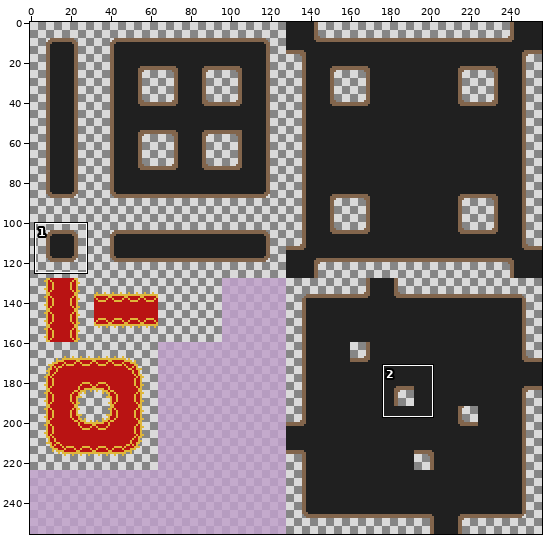
Sprite sheet -- disparition/Assets/TileMap-goblingicien.png. The first picture is a wide view before the edit; the outline marks the close-up.
Close-up. Earlier state:
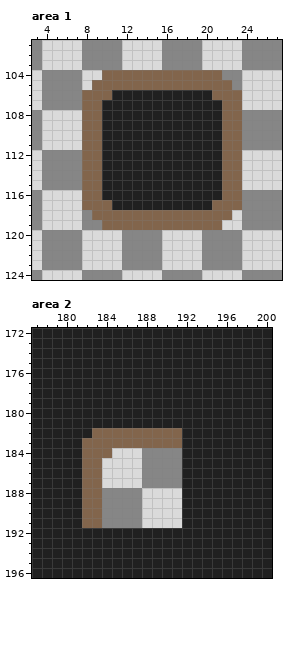
The file is 256x256 pixels. Shown: area 1: x 3..27, y 101..124; area 2: x 177..200, y 172..196. The commit also changed other parts of the picture, which this record leaves out.
The result:
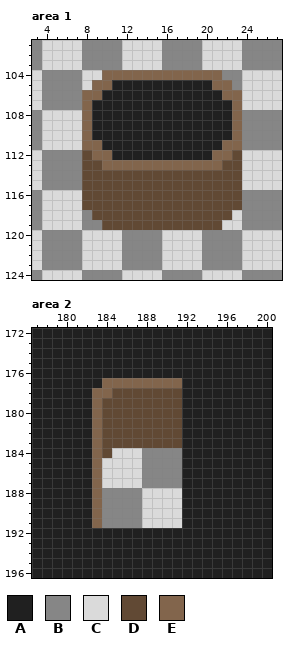
Palette (. is transparent): A #202020  B #868686  C #dadada  D #614934  E #82654c
Change:
{"where": "area 1"}
{"y":105,"x":11,"old":"EEEEEEEEEE","new":"AAAAAAAAAA"}
{"y":106,"x":10,"old":"E","new":"A"}
{"y":106,"x":21,"old":"E","new":"A"}
{"y":107,"x":9,"old":"E","new":"A"}
{"y":107,"x":22,"old":"E","new":"A"}
{"y":108,"x":9,"old":"E","new":"A"}
{"y":108,"x":22,"old":"E","new":"A"}
{"y":109,"x":9,"old":"E","new":"A"}
{"y":109,"x":22,"old":"E","new":"A"}
{"y":110,"x":9,"old":"E","new":"A"}
{"y":110,"x":22,"old":"E","new":"A"}
{"y":112,"x":8,"old":"E","new":"D"}
{"y":112,"x":10,"old":"A","new":"E"}
{"y":112,"x":21,"old":"A","new":"E"}
{"y":112,"x":23,"old":"E","new":"D"}
{"y":113,"x":8,"old":"EEAAAAAAAAAAAAEE","new":"DDEEEEEEEEEEEEDD"}
{"y":114,"x":8,"old":"EEAAAAAAAAAAAAEE","new":"DDDDDDDDDDDDDDDD"}
{"y":115,"x":8,"old":"EEAAAAAAAAAAAAEE","new":"DDDDDDDDDDDDDDDD"}
{"y":116,"x":8,"old":"EEAAAAAAAAAAAAEE","new":"DDDDDDDDDDDDDDDD"}
{"y":117,"x":8,"old":"EEEAAAAAAAAAAEEE","new":"DDDDDDDDDDDDDDDD"}
{"y":118,"x":9,"old":"EEEEEEEEEEEEEE","new":"DDDDDDDDDDDDDD"}
{"y":119,"x":10,"old":"EEEEEEEEEEEE","new":"DDDDDDDDDDDD"}
{"where": "area 2"}
{"y":177,"x":184,"old":"AAAAAAAA","new":"EEEEEEEE"}
{"y":178,"x":183,"old":"AAAAAAAAA","new":"EEDDDDDDD"}
{"y":179,"x":183,"old":"AAAAAAAAA","new":"EDDDDDDDD"}
{"y":180,"x":183,"old":"AAAAAAAAA","new":"EDDDDDDDD"}
{"y":181,"x":183,"old":"AAAAAAAAA","new":"EDDDDDDDD"}
{"y":182,"x":184,"old":"EEEEEEEE","new":"DDDDDDDD"}
{"y":183,"x":182,"old":"E","new":"A"}
{"y":183,"x":184,"old":"EEEEEEEE","new":"DDDDDDDD"}
{"y":184,"x":182,"old":"E","new":"A"}
{"y":184,"x":184,"old":"E","new":"D"}
{"y":185,"x":182,"old":"E","new":"A"}
{"y":186,"x":182,"old":"E","new":"A"}
{"y":187,"x":182,"old":"E","new":"A"}
{"y":188,"x":182,"old":"E","new":"A"}
{"y":189,"x":182,"old":"E","new":"A"}
{"y":190,"x":182,"old":"E","new":"A"}
{"y":191,"x":182,"old":"E","new":"A"}
{"label":"changed","picture_box":[82,80,242,230]}
{"label":"changed","picture_box":[82,378,182,528]}
